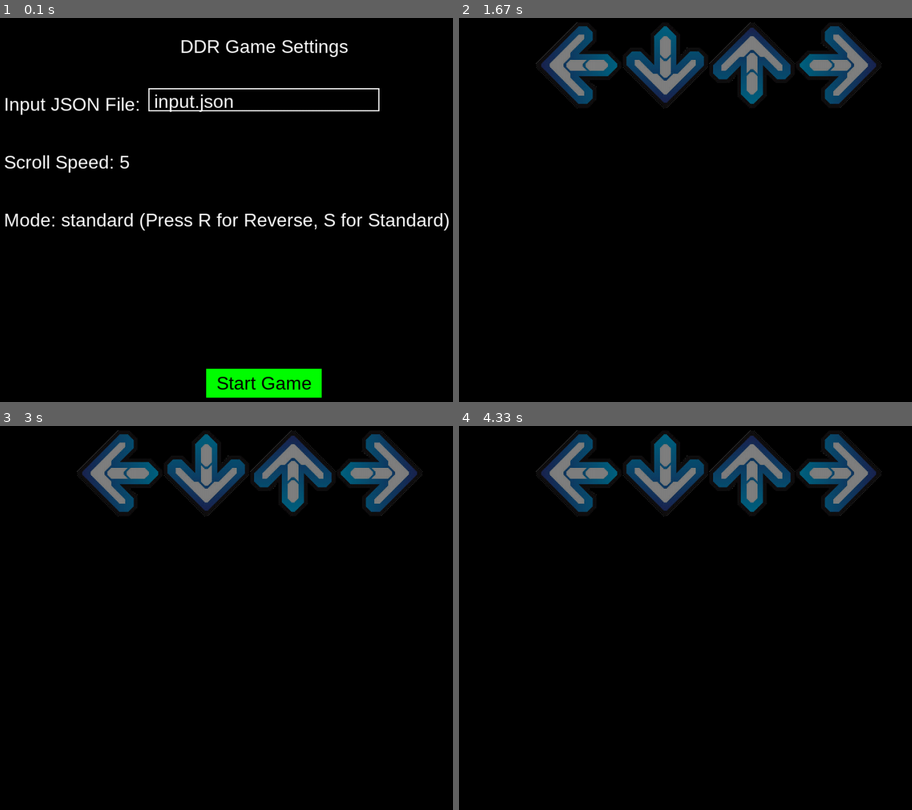
Above: before the commit, frames 1-4 (two rows, left to right).
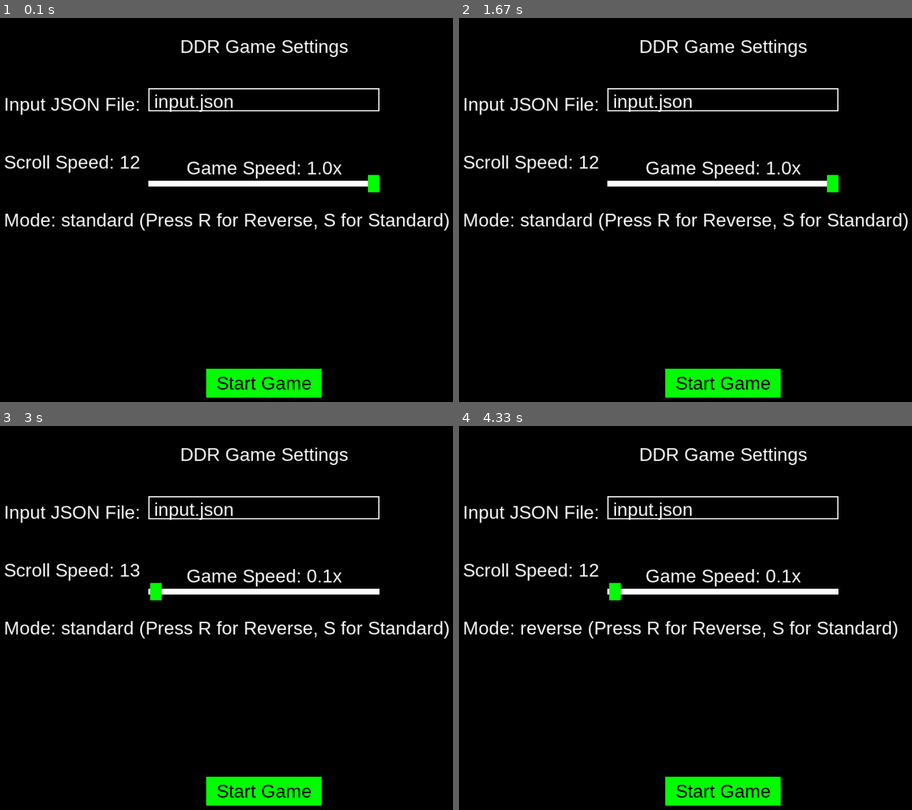
Above: after the commit, the same moments.

Repository: Alexc99xd/ddr-pygame-visualizer
Game: pygame game, started from gmae.py
The game is run twice, just before and just after one commit, with the same random seed, the same clock (stepped at 60 frames per second) and the same inputs.
Inputs (mouse positions are in pixels of both pictures, inside the frame that each line leads up to):
- Up to frame 1 (0.1 s): no input
- Up to frame 2 (1.67 s): click "Start Game" at 0.38 s; hold Q 0.67-1.13 s; hold Up 0.67-1.13 s; move the mouse to (699, 144) at 0.7 s; click (721, 183) at 1.27 s; press the mouse at (830, 183) at 1.58 s
- Up to frame 3 (3 s): move the mouse to (262, 714) at 1.68 s; release the mouse at (outside the picture) at 1.82 s; hold Up 1.88-2.35 s; hold Down 2.43-2.73 s; hold Up from 2.77 s (still down)
- Up to frame 4 (4.33 s): release Up at 3.13 s; hold S 3.17-3.53 s; hold Down 3.17-3.53 s; tap R at 3.57 s; hold Down 3.9-4.27 s; hold Up from 4.3 s (still down)

The runs differ from the first frame. In frame 1, 1.5% of the frame differs, in the area x 26-84%, y 35-46%; in frame 2, 13%; in frame 3, 13%, in the area x 1-100%, y 1-99%; in frame 4, 13%.

Commit message:
Added main menu game speed and it works

Diff:
--- a/gmae.py
+++ b/gmae.py
@@ -10,6 +10,12 @@
 SCREEN_HEIGHT = 1050
 screen = pygame.display.set_mode((SCREEN_WIDTH, SCREEN_HEIGHT))
 pygame.display.set_caption('DDR-like Game')
+# Slider variables
+slider_rect = pygame.Rect(300, 300, 400, 10)  # Slider bar
+handle_rect = pygame.Rect(300, 290, 20, 30)  # Slider handle
+slider_min = 0.1  # Minimum speed
+slider_max = 1.0  # Maximum speed
+slider_value = 1.0  # Default speed
 
 # Colors
 WHITE = (255, 255, 255)
@@ -28,7 +34,7 @@
     arrow_images[direction] = pygame.transform.scale(image, (150, 150))
 
 # Game settings (default values)
-scroll_speed = 5
+scroll_speed = 12
 game_mode = "standard"  # or "reverse"
 arrow_file = "input.json"
 
@@ -55,35 +61,46 @@
         self.image.set_alpha(128)  # Make it semi-transparent
         self.rect = self.image.get_rect(center=(x_position, y_position))
 
-
 class Arrow(pygame.sprite.Sprite):
-    def __init__(self, direction, x_position, start_y, time_appearance):
+    def __init__(self, direction, x_position, start_y, time_appearance, foot=None):
         super().__init__()
         self.direction = direction
-        self.image = arrow_images[self.direction]
+        self.image = arrow_images[self.direction].copy()  # Copy the base arrow image
         self.rect = self.image.get_rect(center=(x_position, start_y))
         self.speed = scroll_speed
-        self.time_appearance = time_appearance  # Time when this arrow should appear
-        self.killed = False  # Track if the arrow is killed
+        self.time_appearance = time_appearance
+        self.killed = False
+        self.foot = foot  # Optional foot indicator ("L" or "R")
+
+        # Overlay the foot text if provided
+        if self.foot:
+            self._overlay_foot_text()
+
+    def _overlay_foot_text(self):
+        """Render the foot ('L' or 'R') onto the arrow image."""
+        font = pygame.font.SysFont('Arial', 80, bold=True)  # Slightly larger font size
+        text_color = (255, 0, 0)  # Red color for the text
+        text_surface = font.render(self.foot, True, text_color)
+
+        # Position the text at the center of the arrow image
+        text_rect = text_surface.get_rect(center=self.image.get_rect().center)
+
+        # Blit the text onto the arrow image
+        self.image.blit(text_surface, text_rect)
 
     def update(self, current_time):
         if self.killed:
-            return  # If the arrow is killed, don't do anything
+            return
 
         if current_time >= self.time_appearance:
             if game_mode == "standard":
-                self.rect.y -= self.speed  # Move up (arrows appear from bottom)
+                self.rect.y -= self.speed * time_factor
             elif game_mode == "reverse":
-                self.rect.y += self.speed  # Move down (arrows appear from top)
-
-        # Ensure proper cleanup: Remove arrow if it goes off-screen
-        if self.rect.y > SCREEN_HEIGHT-175 or self.rect.y < 0:  # More generous condition
-            print(f"Arrow {self.direction} killed because it's off-screen.")
+                self.rect.y += self.speed * time_factor
+
+        # Kill the arrow if it moves off-screen
+        if self.rect.y > SCREEN_HEIGHT - 175 or self.rect.y < 0:
             self.kill()
-
-    def kill(self):
-        super().kill()  # This calls pygame's built-in kill method
-        self.killed = True  # Mark this arrow as killed
 
 
 # Parse input file
@@ -94,11 +111,8 @@
     except (json.JSONDecodeError, FileNotFoundError) as e:
         print(f"Error loading input file: {e}")
         sys.exit()
-
-
-# Main menu
 def main_menu():
-    global scroll_speed, game_mode, arrow_file, game_started
+    global scroll_speed, game_mode, arrow_file, game_started, time_factor
 
     font = pygame.font.SysFont('Arial', 32)
     clock = pygame.time.Clock()
@@ -106,10 +120,22 @@
     input_text = arrow_file
     start_button = pygame.Rect(SCREEN_WIDTH // 2 - 100, SCREEN_HEIGHT // 2 + 100, 200, 50)
 
+    # Slider variables
+    slider_rect = pygame.Rect(300, 300, 400, 10)
+    handle_rect = pygame.Rect(300 + slider_rect.width - 20, 290, 20, 30)  # Set handle to the far right for 1.0x
+    time_factors = [0.1 * i for i in range(1, 11)]  # 0.1 to 1.0
+    slider_width = slider_rect.width
+    num_factors = len(time_factors)
+    dragging = False
+    time_factor = 1.0  # Default to 1.0x speed
+
+    def calculate_time_factor(handle_x):
+        index = round((handle_x - slider_rect.left) / slider_width * (num_factors - 1))
+        return time_factors[index]
+
     while True:
         screen.fill(GRAY)
 
-        # Event handling
         for event in pygame.event.get():
             if event.type == pygame.QUIT:
                 pygame.quit()
@@ -128,15 +154,22 @@
                 elif event.key == pygame.K_DOWN:
                     scroll_speed = max(1, scroll_speed - 1)
                 elif event.key == pygame.K_r:
-                    game_mode = "reverse"  # Switch to reverse mode
+                    game_mode = "reverse"
                 elif event.key == pygame.K_s:
-                    game_mode = "standard"  # Switch to standard mode
+                    game_mode = "standard"
             if event.type == pygame.MOUSEBUTTONDOWN:
-                if input_box.collidepoint(event.pos):
-                    input_active = not input_active
+                if slider_rect.collidepoint(event.pos) or handle_rect.collidepoint(event.pos):
+                    dragging = True
                 if start_button.collidepoint(event.pos):
-                    game_started = True  # Set game_started to True when the button is clicked
-                    return  # Start the game
+                    game_started = True
+                    time_factor = calculate_time_factor(handle_rect.centerx)  # Set time_factor from slider
+                    return
+            if event.type == pygame.MOUSEBUTTONUP:
+                dragging = False
+            if event.type == pygame.MOUSEMOTION and dragging:
+                handle_rect.centerx = max(slider_rect.left,
+                                          min(event.pos[0], slider_rect.right))
+                time_factor = calculate_time_factor(handle_rect.centerx)
 
         # Draw UI
         screen.fill(BLACK)
@@ -150,14 +183,18 @@
         input_surface = font.render(input_text, True, WHITE)
         screen.blit(input_surface, (input_box.x + 10, input_box.y + 5))
 
-        # Scroll Speed
         speed_label = font.render(f"Scroll Speed: {scroll_speed}", True, WHITE)
         screen.blit(speed_label, (50, 250))
 
         mode_label = font.render(f"Mode: {game_mode} (Press R for Reverse, S for Standard)", True, WHITE)
         screen.blit(mode_label, (50, 350))
 
-        # Start button
+        pygame.draw.rect(screen, WHITE, slider_rect)
+        pygame.draw.rect(screen, BUTTON_COLOR, handle_rect)
+        slider_value_label = font.render(f"Game Speed: {time_factor:.1f}x", True, WHITE)
+        screen.blit(slider_value_label, (slider_rect.x + slider_rect.width // 2 - slider_value_label.get_width() // 2,
+                                         slider_rect.y - 40))
+
         pygame.draw.rect(screen, BUTTON_COLOR, start_button)
         start_text = font.render("Start Game", True, BLACK)
         screen.blit(start_text, (start_button.x + start_button.width // 2 - start_text.get_width() // 2,
@@ -166,65 +203,78 @@
         pygame.display.flip()
         clock.tick(30)
 
+
 def game_loop(input_data):
-    global game_started, start_time
+    global game_started, start_time, time_factor
 
     clock = pygame.time.Clock()
     arrows_group = pygame.sprite.Group()
+    running = True
 
     # Create ghost steps based on the mode
     ghost_steps.empty()
     for direction, x_position in arrow_positions.items():
-        if game_mode == "standard":
-            y_position = 100  # Ghosts are at the top in standard mode
-        elif game_mode == "reverse":
-            y_position = SCREEN_HEIGHT - 100  # Ghosts are at the bottom in reverse mode
+        y_position = 100 if game_mode == "standard" else SCREEN_HEIGHT - 100
         ghost_steps.add(GhostStep(direction, x_position, y_position))
 
-    # Initial position of arrows based on mode
-    start_y = 100 if game_mode == "reverse" else SCREEN_HEIGHT  # Reverse: start from top, Standard: from bottom
+    start_y = 100 if game_mode == "reverse" else SCREEN_HEIGHT
     arrows_to_create = []
 
-    # Record the start time when the game starts
+    # Initialize the game start time
     if game_started:
-        start_time = pygame.time.get_ticks()  # Get the start time when the game starts
-        print(f"Game started at {start_time}")  # Debugging log
-
-    # Read the arrow data and set their appearance times
+        start_time = pygame.time.get_ticks()
+
+    # Prepare arrows without scaling their appearance times
     for arrow in input_data:
         x_position = arrow_positions[arrow['direction']]
-        # Adjust time to be relative to the start time
-        time_appearance = (arrow['time'] - (pygame.time.get_ticks() - start_time))  # Time relative to start
-        if time_appearance < 0:  # Time has already passed
-            print(f"Warning: Arrow for direction {arrow['direction']} would appear in the past!")  # Debugging log
-            continue  # Skip this arrow, it should not be created in the past
-        new_arrow = Arrow(arrow['direction'], x_position, start_y, time_appearance)
+        time_appearance = arrow['time']
+        foot = arrow.get('foot')  # Use .get() to avoid KeyError if 'foot' is missing
+        new_arrow = Arrow(arrow['direction'], x_position, start_y, time_appearance, foot)
         arrows_to_create.append(new_arrow)
 
-    created_arrows = set()  # Track created arrows to prevent redundancy
-
-    while True:
+
+    created_arrows = set()
+
+    while running:
         screen.fill(BLACK)
 
-        if game_started:  # Only start the game when the flag is True
-            current_time = pygame.time.get_ticks() - start_time  # Get current time since the game started
-            print(f"Current time: {current_time} (since start)")
-            # Update arrows and check for time to spawn
+        # Handle events
+        for event in pygame.event.get():
+            if event.type == pygame.QUIT:
+                pygame.quit()
+                sys.exit()
+            if event.type == pygame.KEYDOWN:
+                if event.key == pygame.K_q:  # Key to go back to the main menu
+                    running = False  # Exit the game loop
+                    game_started = False  # Reset game state
+                    return
+
+        # Only process game logic if the game has started
+        if game_started:
+            current_time = pygame.time.get_ticks() - start_time
+
+            # Create new arrows based on their appearance times
             for arrow in arrows_to_create:
                 if current_time >= arrow.time_appearance and arrow not in created_arrows:
                     arrows_group.add(arrow)
-                    created_arrows.add(arrow)  # Mark the arrow as created
-
-            arrows_group.update(current_time)  # Update only active arrows
+                    created_arrows.add(arrow)
+
+            # Update arrows with scaled movement
+            arrows_group.update(current_time * time_factor)
 
         # Draw ghost steps and arrows
         ghost_steps.draw(screen)
         arrows_group.draw(screen)
 
+        # Refresh display
         pygame.display.flip()
+
+        # Maintain constant frame rate
         clock.tick(60)
 
-# Main execution
-main_menu()
-input_data = parse_input_file(arrow_file)
-game_loop(input_data)
+
+
+while True:
+    main_menu()
+    input_data = parse_input_file(arrow_file)
+    game_loop(input_data)
--- a/input.json
+++ b/input.json
@@ -1,6 +1,6 @@
 [
-    {"time": 1000, "direction": "up"},
-    {"time": 2000, "direction": "down"},
-    {"time": 3000, "direction": "left"},
-    {"time": 4000, "direction": "right"}
+    {"time": 1000, "time_end":2000, "direction": "up", "foot": "L"},
+    {"time": 2000, "direction": "down","foot": "R"},
+    {"time": 3000, "direction": "left","foot": "L"},
+    {"time": 4000, "direction": "right","foot": "R"}
 ]
